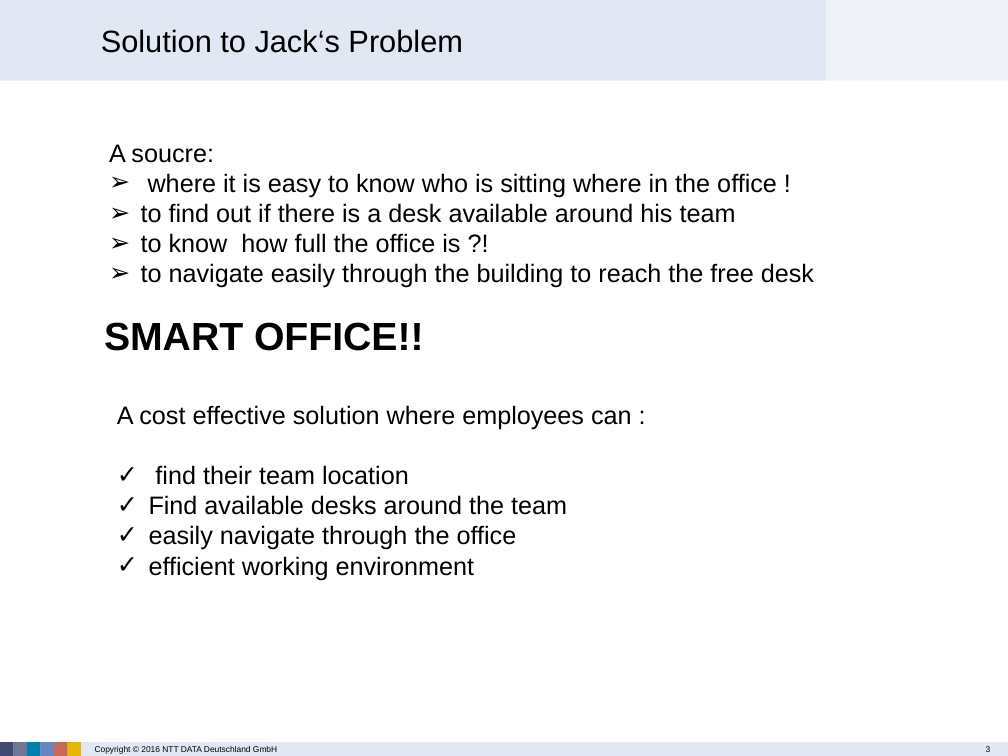
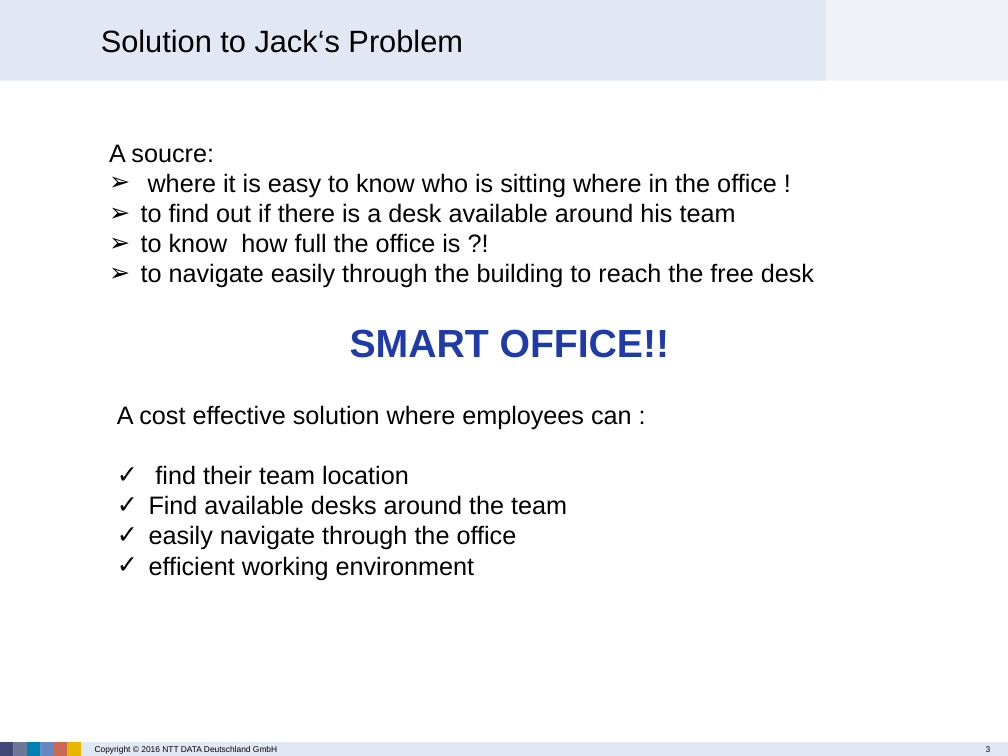
Before and after one commit to ranjitha-kuntimaddi/Smart-Office-, a slide deck: slide 3 of docs/Smart Office – Find My Colleges.pptx. Drawn at 1008x756 pixels with LibreOffice and Linux fonts; fonts in the diff are those of the drawing; background and template pictures are left out. Boxes give left, top, right and bottom in pixels: in the first picture for what was removed or moved away, otherwise in the second. Text is boxed around its words. In the diff, an @@ line names an element or a change of style, - is before the commit and + after.

```diff
--- a/docs/Smart Office – Find My Colleges.pptx
+++ b/docs/Smart Office – Find My Colleges.pptx
@@ text "SMART OFFICE!!": place and size @@
-text "SMART OFFICE!!" at [104, 322, 424, 351]
+text "SMART OFFICE!!" at [350, 329, 670, 358]
@@ text "SMART OFFICE!!" at [350, 329, 670, 358]: text colour #000000 to #1F3BA7; alignment left to centre @@
```
Also in this commit, not shown: 2 other slides changed, 2 other files.
